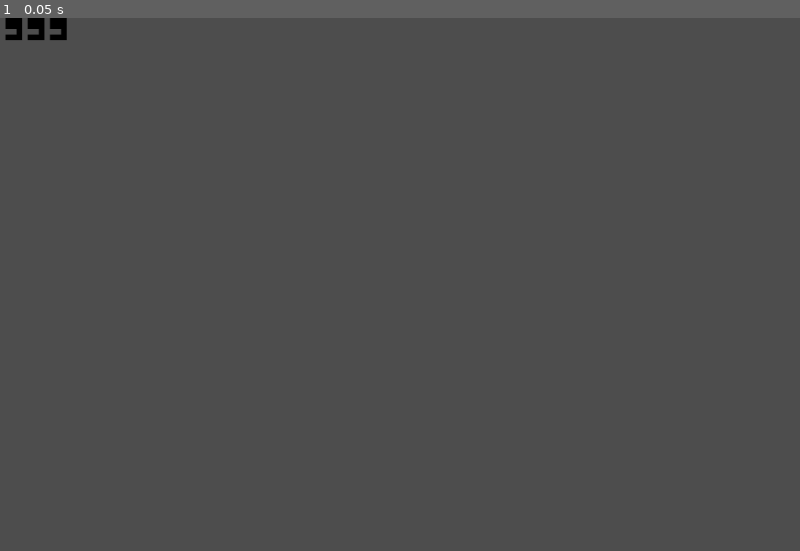
Above: before the commit, frame 1.
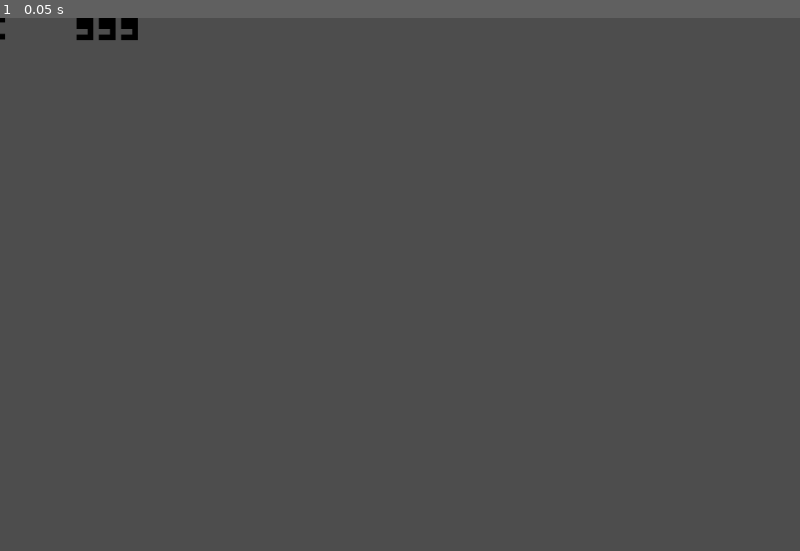
Above: after the commit, the same moment.

Repository: Riato-Yagami/PSUGameJamOctobre2023
Game: Godot game, scene res://scenes/topScore.tscn
The game is run twice, just before and just after one commit, with the same random seed, the same clock (stepped at 60 frames per second) and the same inputs. This scene is started directly instead of the project's main scene.
Inputs:
- Up to frame 1 (0.05 s): no input

The runs differ from the first frame. In frame 1, 0.5% of the frame differs, in the area x 0-18%, y 0-5%.
Error in both runs: Attempt to call function 'get_node' in base 'null instance' on a null instance. (res://scripts/manager/scene_manager.gd:18)

Commit message:
align score

Diff:
--- a/scenes/topScore.tscn
+++ b/scenes/topScore.tscn
@@ -4,6 +4,9 @@
 [ext_resource type="Script" path="res://scripts/top_score.gd" id="2_qpw8i"]
 
 [node name="TopScore" type="Label"]
+offset_left = 96.0
+offset_right = 186.0
+offset_bottom = 33.0
 text = "999"
 label_settings = ExtResource("1_mbnn6")
 horizontal_alignment = 1
@@ -12,8 +15,10 @@
 [node name="Name" type="Label" parent="."]
 custom_minimum_size = Vector2(2000, 0)
 layout_mode = 0
-offset_left = -127.0
-offset_right = -7.0
-offset_bottom = 40.0
+offset_left = -199.0
+offset_top = -1.0
+offset_right = 1801.0
+offset_bottom = 39.0
+text = "X X X"
 label_settings = ExtResource("1_mbnn6")
 uppercase = true
--- a/scripts/manager/score_manager.gd
+++ b/scripts/manager/score_manager.gd
@@ -34,7 +34,6 @@
 	new_score_label.text = str(score)
 	in_score = true
 	if(reset_scores): delete_save()
-
 
 func _input(event):
 	if(in_score and !name_entered):
Not shown, changed: export_presets.cfg
Not shown, added: export/SurFuMi.pck
Not shown, added: export/SurFuMi.sh
Not shown, added: export/SurFuMi.x86_64
